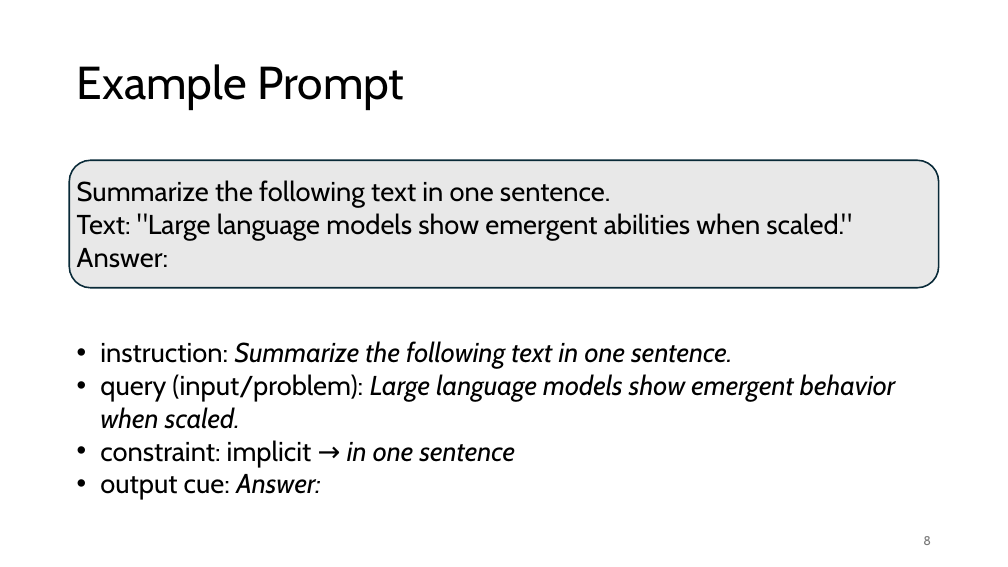
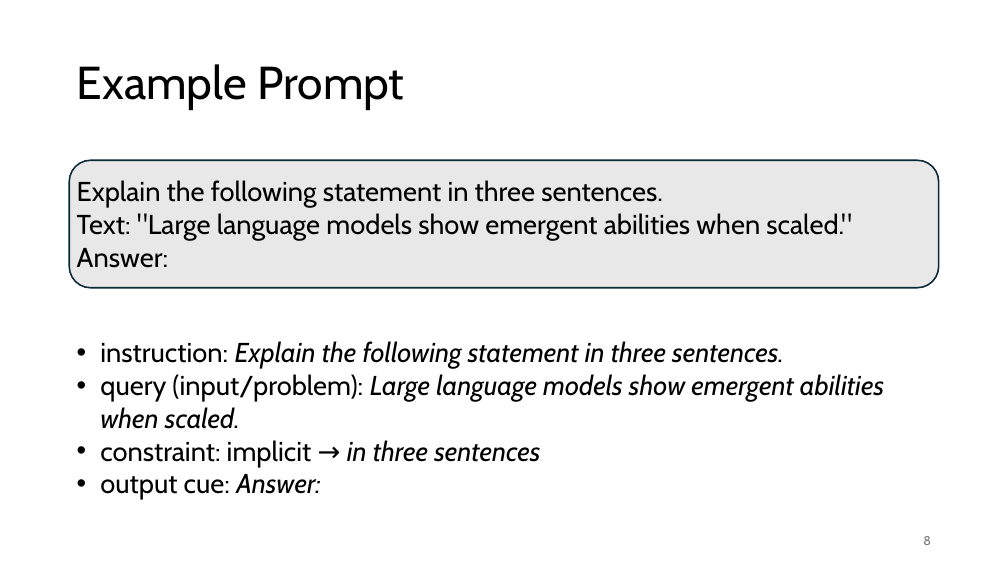
Before and after one commit to FelixWick/language_models, a slide deck: slide 8 of slides/4_context_engineering.pptx. Drawn at 1008x567 pixels with LibreOffice and Linux fonts; fonts in the diff are those of the drawing. Boxes give left, top, right and bottom in pixels: in the first picture for what was removed or moved away, otherwise in the second. Text is boxed around its words. In the diff, an @@ line names an element or a change of style, - is before the commit and + after.

```diff
--- a/slides/4_context_engineering.pptx
+++ b/slides/4_context_engineering.pptx
@@ text at (77,180,663,207): text changed @@
-Summarize the following text in one sentence.
+Explain the following statement in three sentences.
@@ text at (100,341,884,467): text changed @@
-• instruction: Summarize the following text in one sentence.
-• query (input/problem): Large language models show emergent behavior when scaled.
-• constraint: implicit → in one sentence
+• instruction: Explain the following statement in three sentences.
+• query (input/problem): Large language models show emergent abilities when scaled.
+• constraint: implicit → in three sentences
```
Also in this commit, not shown: 1 other slide changed, 1 other file.
